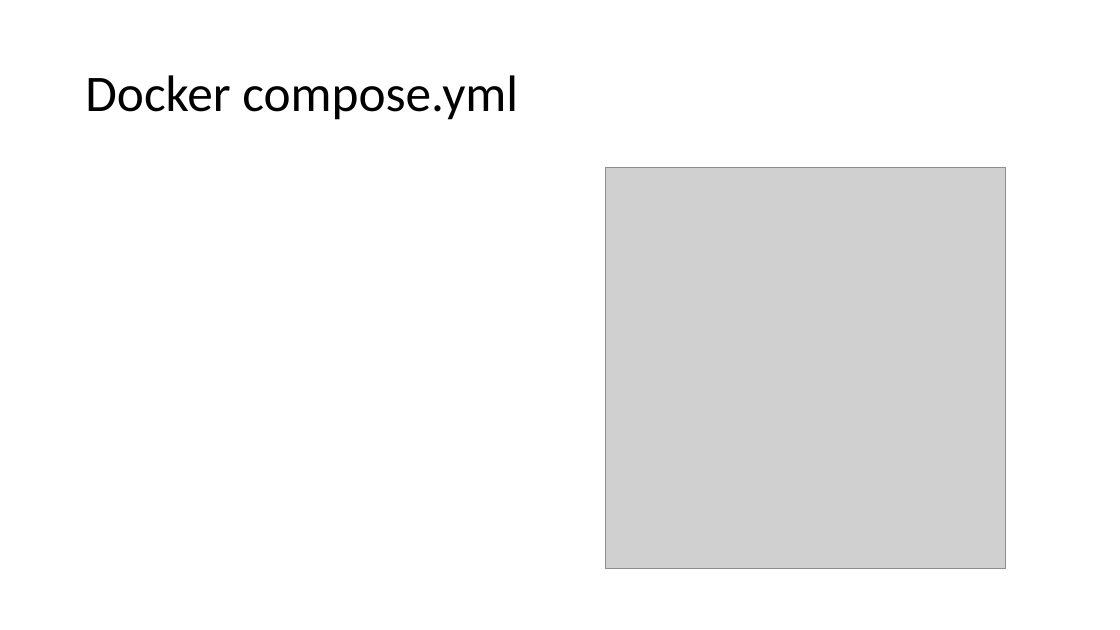
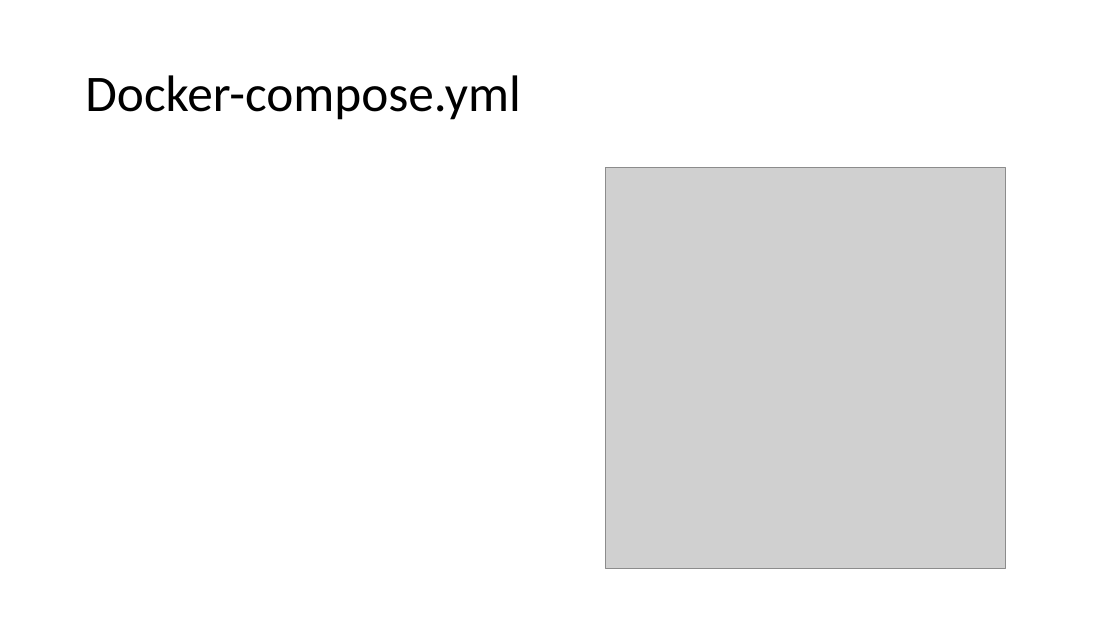
Before and after one commit to AlexaBou/project-history, a slide deck: slide 12 of Projet final.pptx. Drawn at 1120x630 pixels with LibreOffice and Linux fonts; fonts in the diff are those of the drawing; grey boxes stand for pictures. Boxes give left, top, right and bottom in pixels: in the first picture for what was removed or moved away, otherwise in the second. Text is boxed around its words. In the diff, an @@ line names an element or a change of style, - is before the commit and + after.

```diff
--- a/Projet final.pptx
+++ b/Projet final.pptx
@@ title at (85,75,520,120): text changed @@
-Docker compose.yml
+Docker-compose.yml
```
Also in this commit, not shown: 2 other slides changed.
